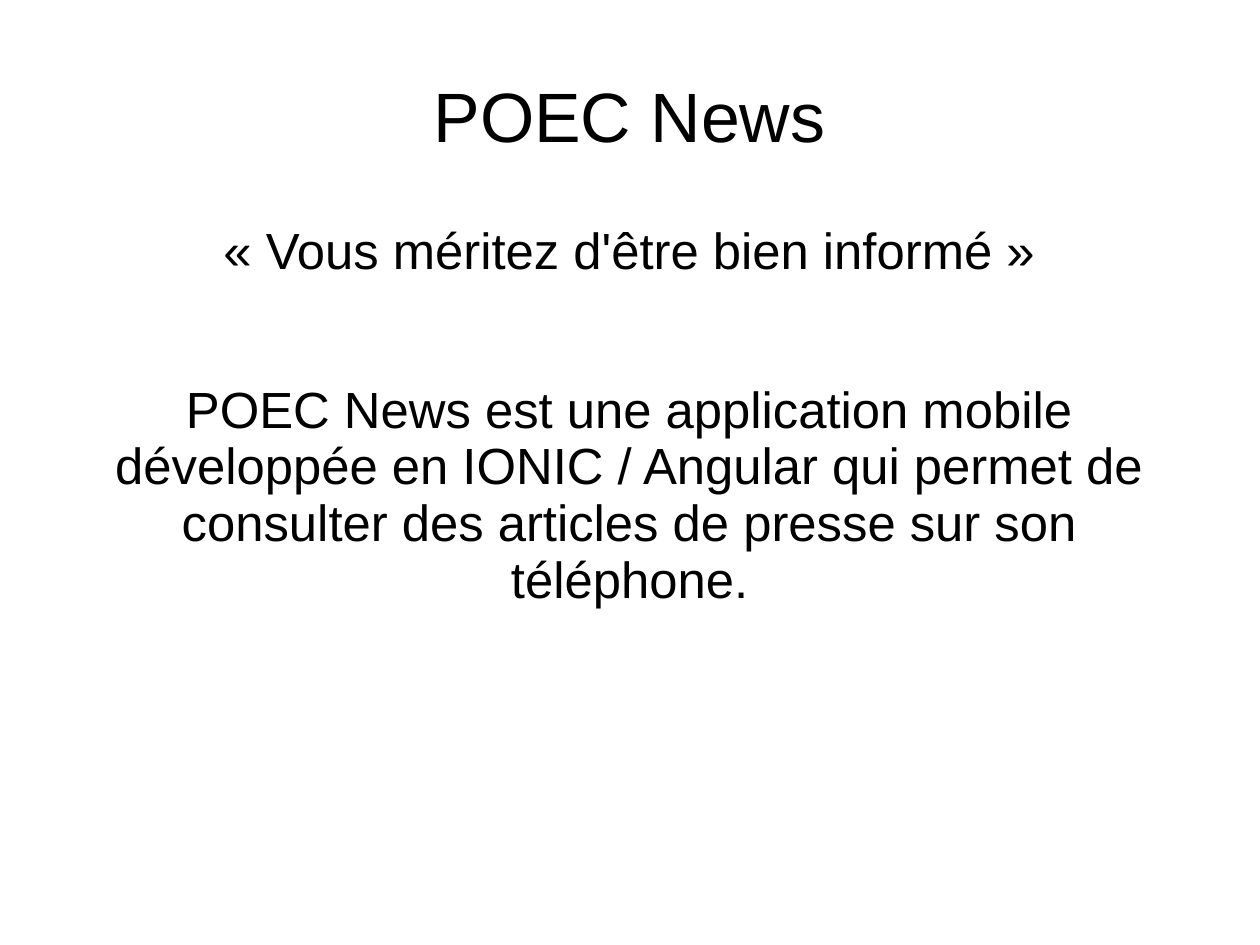
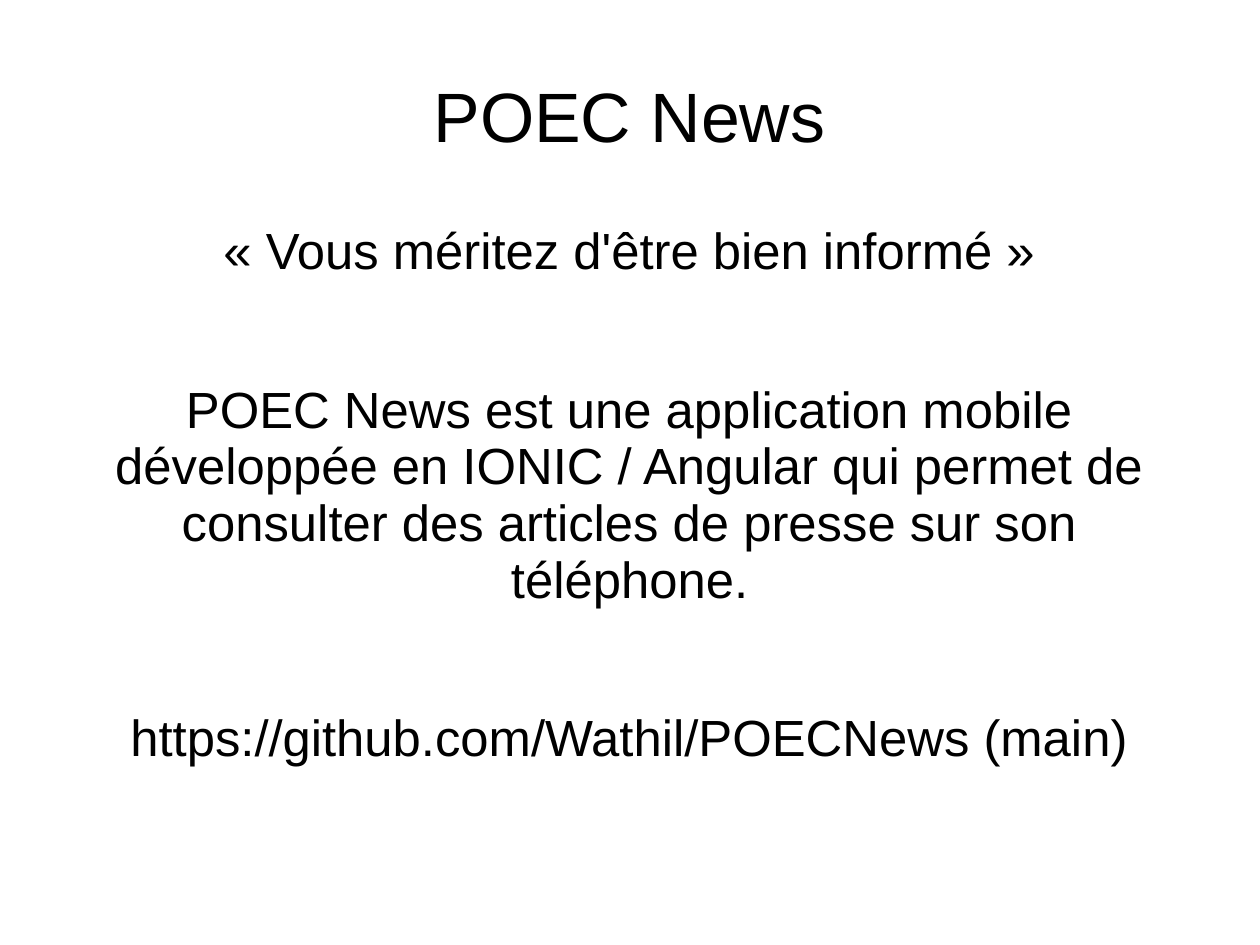
Before and after one commit to Wathil/POECNews, a slide deck: slide 2 of presentation.ppt. Drawn at 1260x945 pixels with LibreOffice and Linux fonts; fonts in the diff are those of the drawing. Boxes give left, top, right and bottom in pixels: in the first picture for what was removed or moved away, otherwise in the second. Text is boxed around its words. In the diff, an @@ line names an element or a change of style, - is before the commit and + after.

```diff
--- a/presentation.ppt
+++ b/presentation.ppt
@@ text at <box>130,719,1128,767</box>: paragraph added @@
+https://github.com/Wathil/POECNews (main)
```
Also in this commit, not shown: 11 other slides changed, 3 slides added, 1 slide removed.
